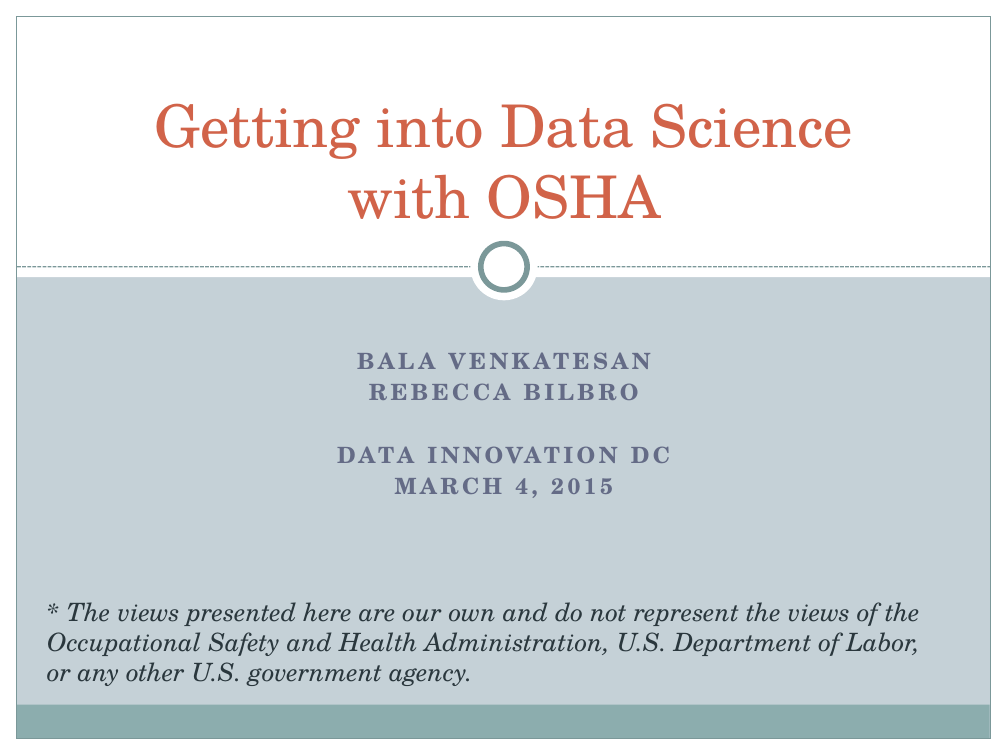
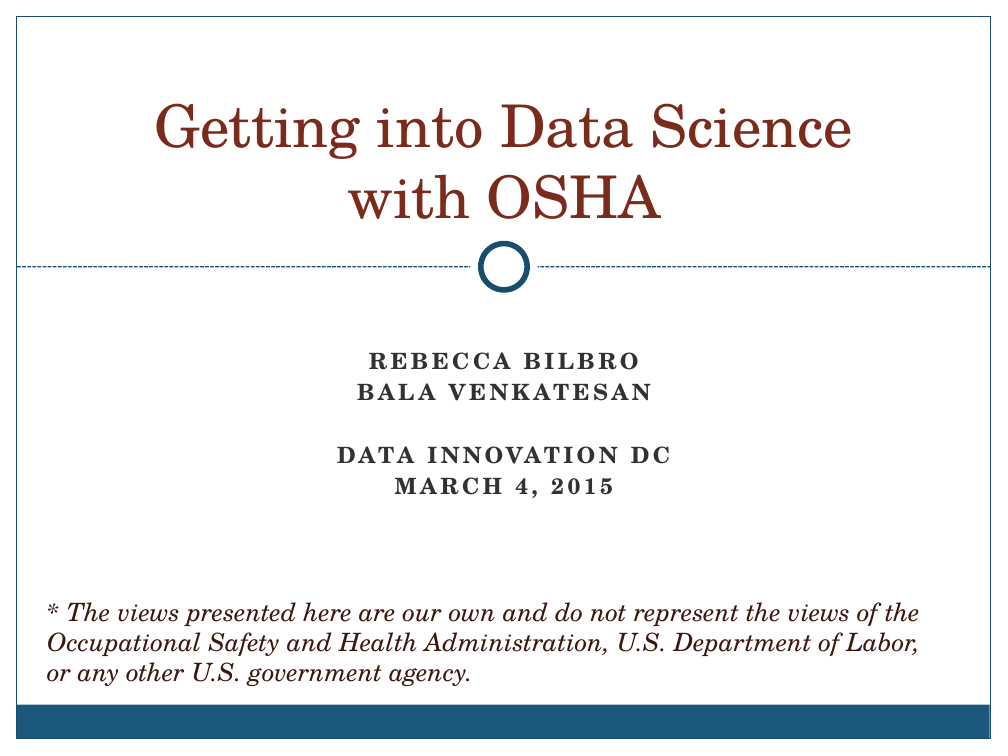
Before and after one commit to OSHADataDoor/OshaScrapy, a slide deck: slide 1 of presentation/DIDCtalk.pptx. Drawn at 1008x756 pixels with LibreOffice and Linux fonts; fonts in the diff are those of the drawing; background and template pictures are left out. Boxes give left, top, right and bottom in pixels: in the first picture for what was removed or moved away, otherwise in the second. Text is boxed around its words. In the diff, an @@ line names an element or a change of style, - is before the commit and + after.

```diff
--- a/presentation/DIDCtalk.pptx
+++ b/presentation/DIDCtalk.pptx
@@ background #C5D1D7 to picture (left out) @@
@@ rectangle at (17,17,991,739): outline #7C999A 0.75 pt to #184E6D 0.75 pt @@
@@ title "Getting into Data Science with ..." at (155,103,854,219): text colour #D16349 to #7A2B1C @@
@@ line (17, 267) - (991, 267): stroke #7C999A 0.9 pt dashed to #184E6D 0.9 pt dashed @@
@@ ellipse at (481,244,527,290): outline #7C999A 4 pt to #184E6D 4 pt @@
@@ subtitle at (369,352,639,370): paragraph added @@
+REBECCA BILBRO
@@ subtitle at (369,383,639,400): paragraph removed @@
-REBECCA BILBRO
@@ subtitle at (395,383,651,498): text colour #646B86 to #323232 in "BALA VENKATESAN", "DATA INNOVATION DC", "MARCH 4, 2015" @@
@@ text "* The views presented here ..." at (47,602,920,686): text colour #2A373D to #3D160E @@
@@ rectangle at (16,705,990,739): fill #8CADAE to #1B587C @@
@@ rectangle removed at (0,739,1008,756) @@
```
Also in this commit, not shown: 10 other slides changed, 1 slide added, 1 other file.
